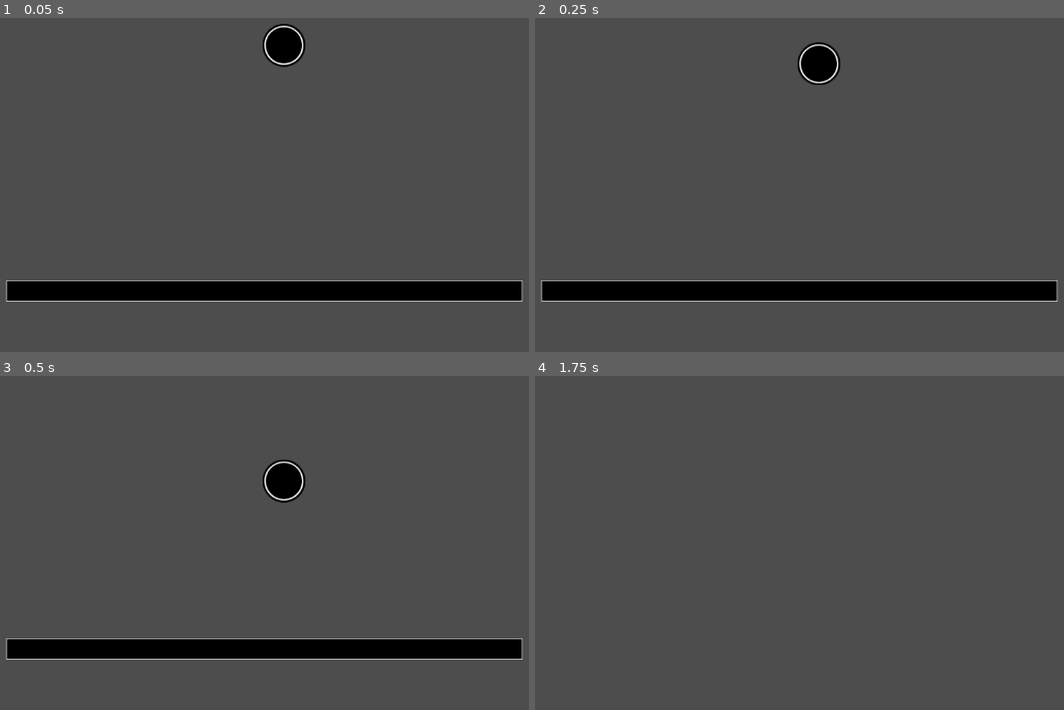
Above: before the commit, frames 1-4 (two rows, left to right).
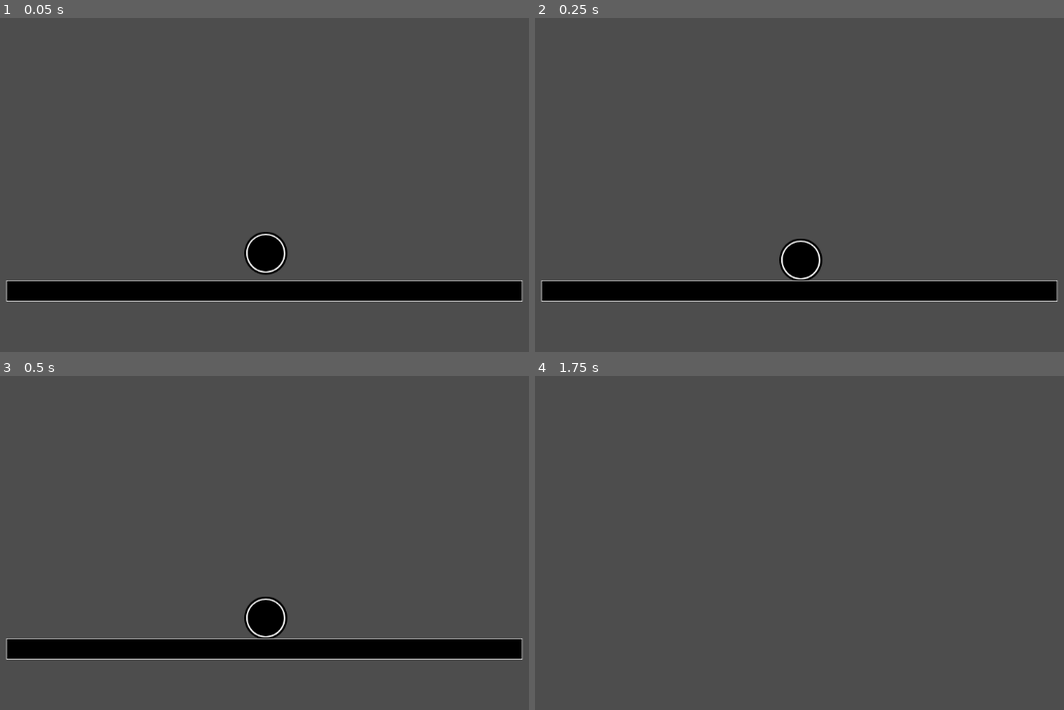
Above: after the commit, the same moments.

Repository: jo-ho/balance-game
Game: Godot game, scene res://game.tscn
Two runs of this game, one before a commit and one after it. Both use one fixed random seed, a clock stepped at 60 frames per second and the inputs below.
Inputs:
- Up to frame 1 (0.05 s): no input
- Up to frame 2 (0.25 s): no input
- Up to frame 3 (0.5 s): no input
- Up to frame 4 (1.75 s): hold Down (right_down) 0.53-1.28 s; hold S (left_down) from 1.28 s (still down)

The runs differ from the first frame. In frame 1, 1.6% of the frame differs, in the area x 46-58%, y 1-77%; in frame 2, 1.6%; in frame 3, 1.6%; in frame 4, nothing differs.

Commit message:
Add ball size pickups

Diff:
--- a/body/ball.gd
+++ b/body/ball.gd
@@ -1,8 +1,32 @@
 class_name Ball
 extends RigidBody2D
 
+@onready var sprite_2d: Sprite2D = $Sprite2D
+@onready var collision_shape_2d: CollisionShape2D = $CollisionShape2D
+
 func _ready() -> void:
 	Events.ball_frozen.connect(_on_frozen)
+	Events.ball_enlarged.connect(_on_ball_enlarged)
+	Events.ball_shrank.connect(_on_ball_shrank)
+	reset()
+
+func reset() -> void:
+	collision_shape_2d.scale = Vector2.ONE * PI
+	sprite_2d.scale = Vector2.ONE
 
 func _on_frozen(value: bool) -> void:
 	call_deferred("set_lock_rotation_enabled", value)
+
+func _on_ball_enlarged(value: bool) -> void:
+	if value:
+		collision_shape_2d.scale = Vector2.ONE * 2 * PI
+		sprite_2d.scale = Vector2.ONE * 2
+	else:
+		reset()
+
+func _on_ball_shrank(value: bool) -> void:
+	if value:
+		collision_shape_2d.scale = Vector2.ONE * (PI / 2.0)
+		sprite_2d.scale = Vector2.ONE / 2.0
+	else:
+		reset()
--- a/body/ball.tscn
+++ b/body/ball.tscn
@@ -12,6 +12,4 @@
 texture = ExtResource("1_0upmb")
 
 [node name="CollisionShape2D" type="CollisionShape2D" parent="."]
-scale = Vector2(3.18, 3.18)
 shape = SubResource("CircleShape2D_o63hh")
-one_way_collision_margin = 0.0
--- a/common/events.gd
+++ b/common/events.gd
@@ -2,3 +2,5 @@
 
 signal pickup_collected(effect_type: EffectData.Type, duration_secs: float)
 signal ball_frozen(value: bool)
+signal ball_enlarged(value: bool)
+signal ball_shrank(value: bool)
--- a/effect/effect.gd
+++ b/effect/effect.gd
@@ -8,7 +8,7 @@
 func _ready() -> void:
 	timer.timeout.connect(_on_timer_timeout)
 
-func on_apply(duration_secs: float) -> void:
+func on_apply(_duration_secs: float) -> void:
 	pass
 
 func on_expire() -> void:
--- a/effect/effect_data.gd
+++ b/effect/effect_data.gd
@@ -2,7 +2,9 @@
 extends Resource
 
 enum Type {
-	FREEZE
+	FREEZE,
+	ENLARGE,
+	SHRINK,
 }
 
 @export var type: Type
--- a/effect/effect_manager.gd
+++ b/effect/effect_manager.gd
@@ -2,7 +2,9 @@
 extends Node
 
 var effects: Dictionary[EffectData.Type, EffectData] = {
-	EffectData.Type.FREEZE: preload("res://effect/freeze.tres")
+	EffectData.Type.FREEZE: preload("res://effect/freeze.tres"),
+	EffectData.Type.ENLARGE: preload("res://effect/enlarge.tres"),
+	EffectData.Type.SHRINK: preload("res://effect/shrink.tres"),
 }
 
 func add_effect(type: EffectData.Type, duration_secs: float) -> void:
--- /dev/null
+++ b/effect/enlarge.gd
@@ -0,0 +1,10 @@
+class_name Enlarge
+extends Effect
+
+func on_apply(duration_secs: float) -> void:
+	timer.start(duration_secs)
+	Events.ball_enlarged.emit(true)
+
+func on_expire() -> void:
+	Events.ball_enlarged.emit(false)
+	queue_free()
--- /dev/null
+++ b/effect/enlarge.tres
@@ -0,0 +1,11 @@
+[gd_resource type="Resource" script_class="EffectData" load_steps=3 format=3 uid="uid://bcot5knicmko"]
+
+[ext_resource type="Script" uid="uid://bhxbpwqpk62e1" path="res://effect/effect_data.gd" id="1_m7qei"]
+[ext_resource type="PackedScene" uid="uid://bgjyget7rkwbl" path="res://effect/enlarge.tscn" id="1_uww5e"]
+
+[resource]
+script = ExtResource("1_m7qei")
+type = 1
+name = "Enlarge"
+scene = ExtResource("1_uww5e")
+metadata/_custom_type_script = "uid://bhxbpwqpk62e1"
--- /dev/null
+++ b/effect/enlarge.tscn
@@ -0,0 +1,7 @@
+[gd_scene load_steps=3 format=3 uid="uid://bgjyget7rkwbl"]
+
+[ext_resource type="PackedScene" uid="uid://o3hqnitgvtub" path="res://effect/effect.tscn" id="1_wjy2p"]
+[ext_resource type="Script" uid="uid://tu85vfeu1hrv" path="res://effect/enlarge.gd" id="2_a7ieh"]
+
+[node name="Enlarge" instance=ExtResource("1_wjy2p")]
+script = ExtResource("2_a7ieh")
--- /dev/null
+++ b/effect/shrink.gd
@@ -0,0 +1,9 @@
+extends Effect
+
+func on_apply(duration_secs: float) -> void:
+	timer.start(duration_secs)
+	Events.ball_shrank.emit(true)
+
+func on_expire() -> void:
+	Events.ball_shrank.emit(false)
+	queue_free()
--- /dev/null
+++ b/effect/shrink.tres
@@ -0,0 +1,11 @@
+[gd_resource type="Resource" script_class="EffectData" load_steps=3 format=3 uid="uid://bq17aj66dd71c"]
+
+[ext_resource type="Script" uid="uid://bhxbpwqpk62e1" path="res://effect/effect_data.gd" id="1_gb3l4"]
+[ext_resource type="PackedScene" uid="uid://dxnjsja8v1iua" path="res://effect/shrink.tscn" id="1_vxmsc"]
+
+[resource]
+script = ExtResource("1_gb3l4")
+type = 2
+name = "Shrink"
+scene = ExtResource("1_vxmsc")
+metadata/_custom_type_script = "uid://bhxbpwqpk62e1"
--- /dev/null
+++ b/effect/shrink.tscn
@@ -0,0 +1,7 @@
+[gd_scene load_steps=3 format=3 uid="uid://dxnjsja8v1iua"]
+
+[ext_resource type="PackedScene" uid="uid://o3hqnitgvtub" path="res://effect/effect.tscn" id="1_rdxkf"]
+[ext_resource type="Script" uid="uid://dafwxliovyihl" path="res://effect/shrink.gd" id="2_cw3be"]
+
+[node name="Shrink" instance=ExtResource("1_rdxkf")]
+script = ExtResource("2_cw3be")
--- a/game.tscn
+++ b/game.tscn
@@ -11,7 +11,7 @@
 [node name="EffectManager" parent="." instance=ExtResource("2_fc0e3")]
 
 [node name="Ball" parent="." instance=ExtResource("2_e2o6t")]
-position = Vector2(535, 190)
+position = Vector2(508, 500)
 
 [node name="Bar" parent="." instance=ExtResource("3_feb5d")]
 position = Vector2(506, 557)
--- /dev/null
+++ b/pickup/enlarge_pickup.tres
@@ -0,0 +1,11 @@
+[gd_resource type="Resource" script_class="PickupData" load_steps=3 format=3 uid="uid://d4i82cnv4d2p6"]
+
+[ext_resource type="Script" uid="uid://bp7csbqvuqrg3" path="res://pickup/pickup_data.gd" id="1_hdd4y"]
+[ext_resource type="Texture2D" uid="uid://bvpu54c07oi2i" path="res://pickup/assets/upgrade.png" id="2_hltq6"]
+
+[resource]
+script = ExtResource("1_hdd4y")
+sprite = ExtResource("2_hltq6")
+effect_type = 1
+duration_secs = 3
+metadata/_custom_type_script = "uid://bp7csbqvuqrg3"
--- a/pickup/freeze_pickup.tres
+++ b/pickup/freeze_pickup.tres
@@ -1,6 +1,5 @@
-[gd_resource type="Resource" script_class="PickupData" load_steps=4 format=3 uid="uid://b8ycgi65sqfoi"]
+[gd_resource type="Resource" script_class="PickupData" load_steps=3 format=3 uid="uid://b8ycgi65sqfoi"]
 
-[ext_resource type="PackedScene" uid="uid://cnwykvr2fxfer" path="res://pickup/pickup_2d.tscn" id="1_fgvba"]
 [ext_resource type="Script" uid="uid://bp7csbqvuqrg3" path="res://pickup/pickup_data.gd" id="1_xvkd8"]
 [ext_resource type="Texture2D" uid="uid://8ktp5nqs0oq4" path="res://pickup/assets/snowflake-1.png" id="3_tu8cs"]
 
@@ -9,5 +8,4 @@
 sprite = ExtResource("3_tu8cs")
 effect_type = 0
 duration_secs = 3
-scene = ExtResource("1_fgvba")
 metadata/_custom_type_script = "uid://bp7csbqvuqrg3"
--- a/pickup/pickup_data.gd
+++ b/pickup/pickup_data.gd
@@ -4,4 +4,3 @@
 @export var sprite: Texture2D
 @export var effect_type: EffectData.Type
 @export var duration_secs: int
-@export var scene: PackedScene
--- /dev/null
+++ b/pickup/shrink_pickup.tres
@@ -0,0 +1,11 @@
+[gd_resource type="Resource" script_class="PickupData" load_steps=3 format=3 uid="uid://bk3x8ir8s1lsy"]
+
+[ext_resource type="Script" uid="uid://bp7csbqvuqrg3" path="res://pickup/pickup_data.gd" id="1_p2o8h"]
+[ext_resource type="Texture2D" uid="uid://rvxr8flaeoxu" path="res://pickup/assets/downgrade.png" id="2_mt3tl"]
+
+[resource]
+script = ExtResource("1_p2o8h")
+sprite = ExtResource("2_mt3tl")
+effect_type = 2
+duration_secs = 3
+metadata/_custom_type_script = "uid://bp7csbqvuqrg3"
Not shown, added: effect/enlarge.gd.uid
Not shown, added: effect/shrink.gd.uid
Binary file added: pickup/assets/downgrade.png
Not shown, added: pickup/assets/downgrade.png.import
Binary file added: pickup/assets/upgrade.png
Not shown, added: pickup/assets/upgrade.png.import
